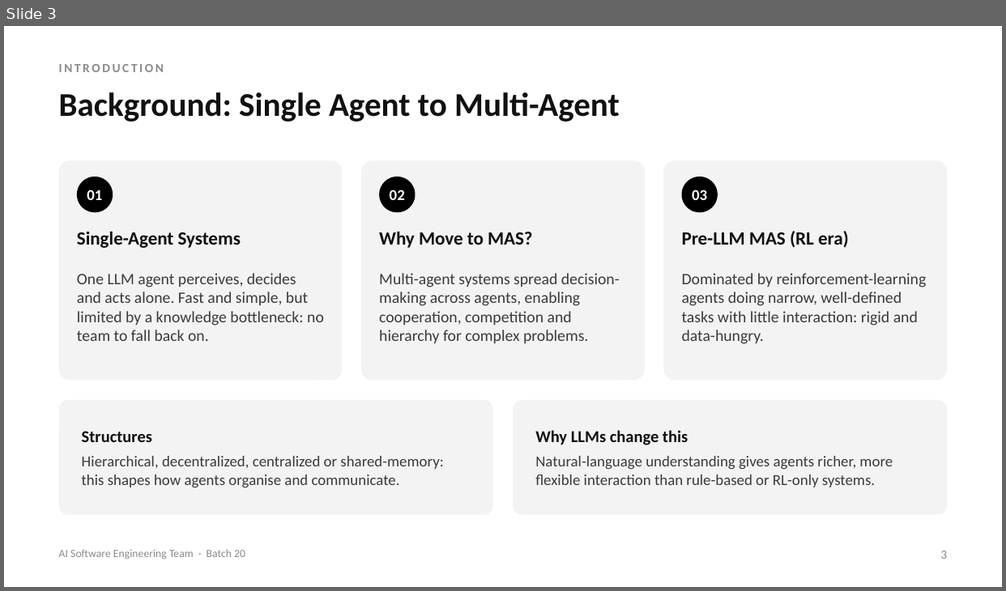
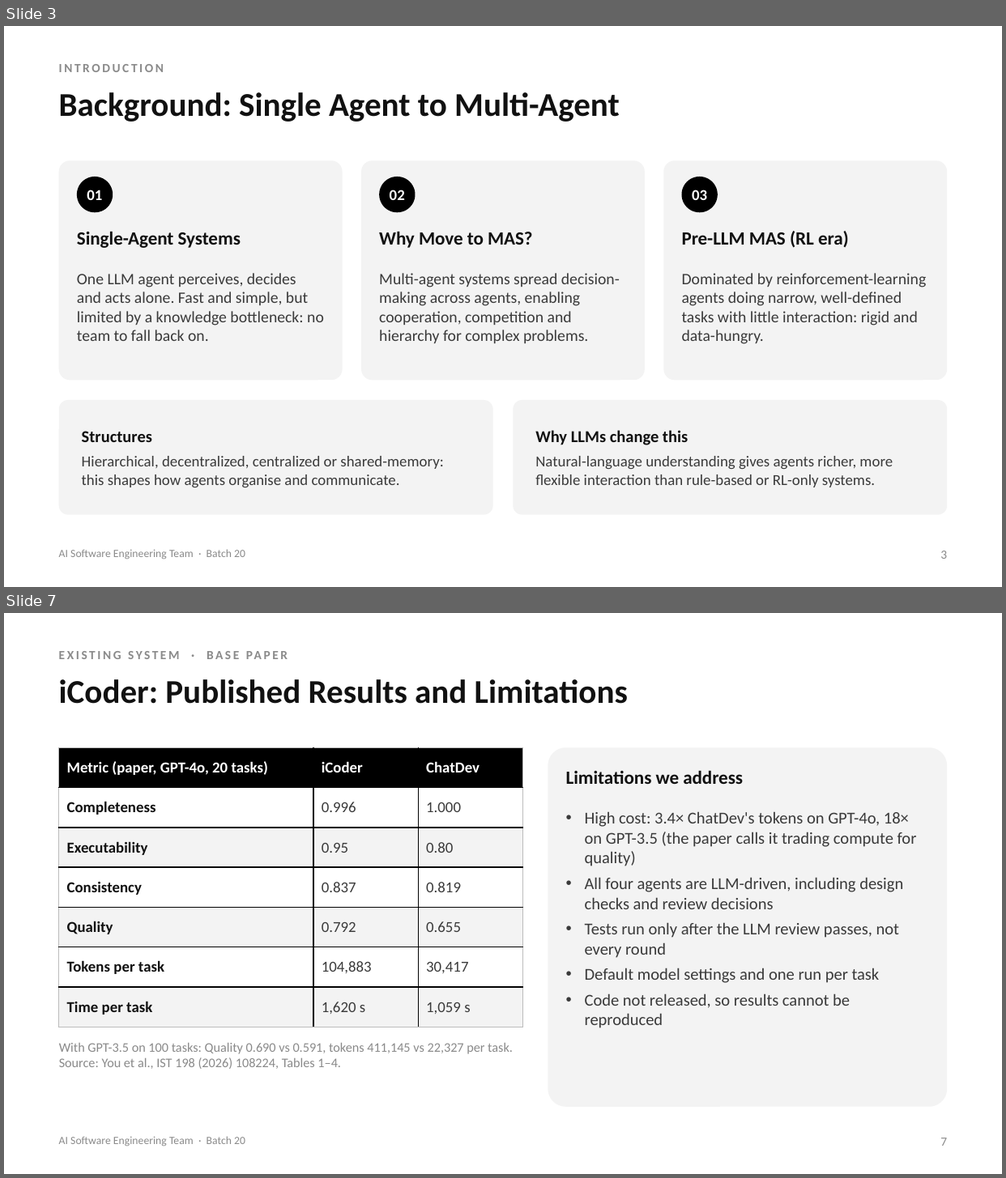
Before and after one commit to Varshith-092006/MAS, a slide deck: presentation/MAS_2nd_Review.pptx. Shown one above the other, each under a label of ours: slide 3 before the commit, slides 3 and 7 after it; the slides between them are not shown. The pictures are 1006x591 and 1006x1178 pixels, drawn with LibreOffice and Linux fonts; fonts in the diff are those of the drawing. Boxes give left, top, right and bottom in pixels: in the first picture for what was removed or moved away, otherwise in the second. Text is boxed around its words. In the diff, an @@ line names an element or a change of style, - is before the commit and + after.

```diff
--- a/presentation/MAS_2nd_Review.pptx
+++ b/presentation/MAS_2nd_Review.pptx
@@ slide 7 added at box(4, 613, 1002, 1174), background #FFFFFF @@
@@ text added at box(59, 645, 947, 671), 9 pt, text #8A8A8A, bold @@
+EXISTING SYSTEM · BASE PAPER
@@ text added at box(59, 679, 628, 704), 24 pt, text #111111, bold @@
+iCoder: Published Results and Limitations
@@ table added at box(59, 747, 523, 1027), 7 rows, 3 columns @@
+Metric (paper, GPT-4o, 20 tasks) | iCoder | ChatDev
+Completeness | 0.996 | 1.000
+Executability | 0.95 | 0.80
+Consistency | 0.837 | 0.819
+Quality | 0.792 | 0.655
+Tokens per task | 104,883 | 30,417
+Time per task | 1,620 s | 1,059 s
@@ rounded rectangle added at box(548, 747, 947, 1107), fill #F3F3F3 @@
@@ text added at box(566, 770, 743, 784), 13.5 pt, text #111111, bold @@
+Limitations we address
@@ text added at box(585, 811, 917, 1029), 12 pt, text #3A3A3A @@
+• High cost: 3.4× ChatDev's tokens on GPT-4o, 18× on GPT-3.5 (the paper calls it trading compute for quality)
+• All four agents are LLM-driven, including design checks and review decisions
+• Tests run only after the LLM review passes, not every round
+• Default model settings and one run per task
+• Code not released, so results cannot be reproduced
@@ text added at box(59, 1043, 513, 1069), 9.5 pt, text #8A8A8A @@
+With GPT-3.5 on 100 tasks: Quality 0.690 vs 0.591, tokens 411,145 vs 22,327 per task. Source: You et al., IST 198 (2026) 108224, Tables 1–4.
@@ text added at box(59, 1136, 245, 1146), 8 pt, text #8A8A8A @@
+AI Software Engineering Team · Batch 20
@@ text added at box(940, 1138, 947, 1146), 9 pt, text #8A8A8A @@
+7
```
Also in this commit, not shown: 16 slides changed, 7 other slides added, 8 slides removed, 7 other files.
